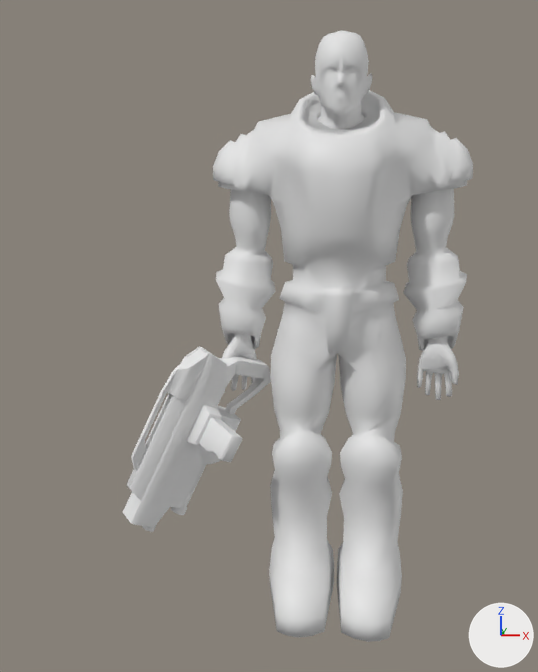
An edit to the Blender file Tools/Models/Players/commander_v_3.blend, drawn before and after from the same camera.
Both versions are drawn from a 50 mm lens placed at (1.4, -82.0, 21.8), pointed at (-7.6, 1.1, 8.9). The lights are fixed; the arrows at lower right show +X, +Y and +Z.

Script lines for the objects in view, before the commit:
```python
me_commander = bpy.data.meshes.new('commander')
me_commander.from_pydata(...)  # 1512 vertices, 1712 faces; spans x -9.0..6.4, y -2.3..7.7, z -26.4..7.7
me_commander.polygons.foreach_set('use_smooth', [True] * 1712)
me_commander.materials.append(mat_commander_v_3_command)  # its picture is missing
me_cube_materialnewb = bpy.data.meshes.new('Cube_Materialnewb')
me_cube_materialnewb.from_pydata(...)  # 620 vertices, 578 faces; spans x 9.6..33.0, y -15.4..-0.3, z -34.9..-7.0
me_cube_materialnewb.polygons.foreach_set('use_smooth', [True] * 578)
me_cube_materialnewb.materials.append(mat_materialnewb)  # white #e7e7e7
ob_commander = bpy.data.objects.new('commander', me_commander)
ob_commander.location = (2.6, -3.3, 27.0)
ob_commander.scale = (1.88, 1.88, 1.88)
ob_cube_materialnewb = bpy.data.objects.new('Cube_Materialnewb', me_cube_materialnewb)
ob_cube_materialnewb.location = (5.7, -2.5, 7.5)
ob_cube_materialnewb.rotation_euler = (-0.493, -0.000807, -2.589)  # degrees (-28, 0, -148)
ob_cube_materialnewb.scale = (0.769, 0.769, 0.769)
```
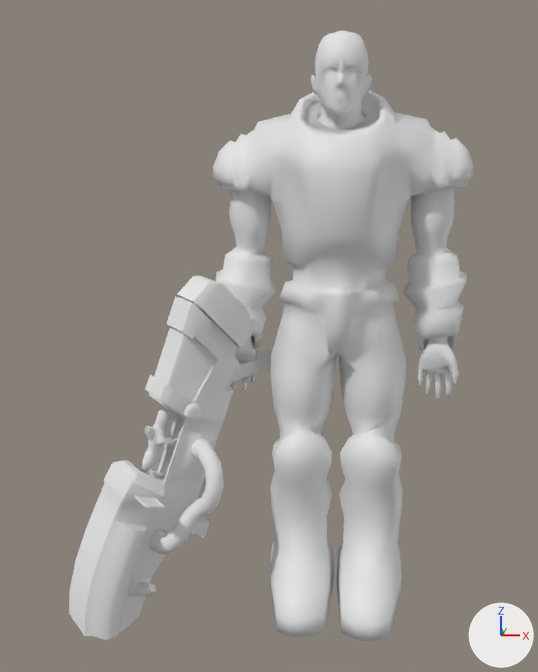
Edits to the bpy script that builds the scene:
```text
Add me_cube_nonerocketla:
    me_cube_nonerocketla.from_pydata(...)  # 1806 vertices, 2304 faces; spans x -3.1..25.3, y -14.5..-0.9, z -37.0..-5.4
    me_cube_nonerocketla.polygons.foreach_set('use_smooth', [True] * 2304)
    me_cube_nonerocketla.materials.append(mat_null__005)  # its picture is missing
Change ob_cube_materialnewb:
    add ob_cube_materialnewb.hide_viewport = True
Add ob_cube_nonerocketla:
    ob_cube_nonerocketla = bpy.data.objects.new('Cube_Nonerocketla', me_cube_nonerocketla)
    ob_cube_nonerocketla.location = (-5.9, -12.2, 18.7)
    ob_cube_nonerocketla.rotation_euler = (5.986, 0.29, -2.615)  # degrees (343, 17, -150)
    ob_cube_nonerocketla.scale = (1.13, 1.13, 1.13)
```

Where the change shows, as pixel boxes [x1, y1, x2, y2] in the pictures (538 x 672 px):
'Cube_Nonerocketla', added
    after: [69, 275, 272, 640]
'Cube_Materialnewb', hidden
    before: [123, 346, 271, 532]
